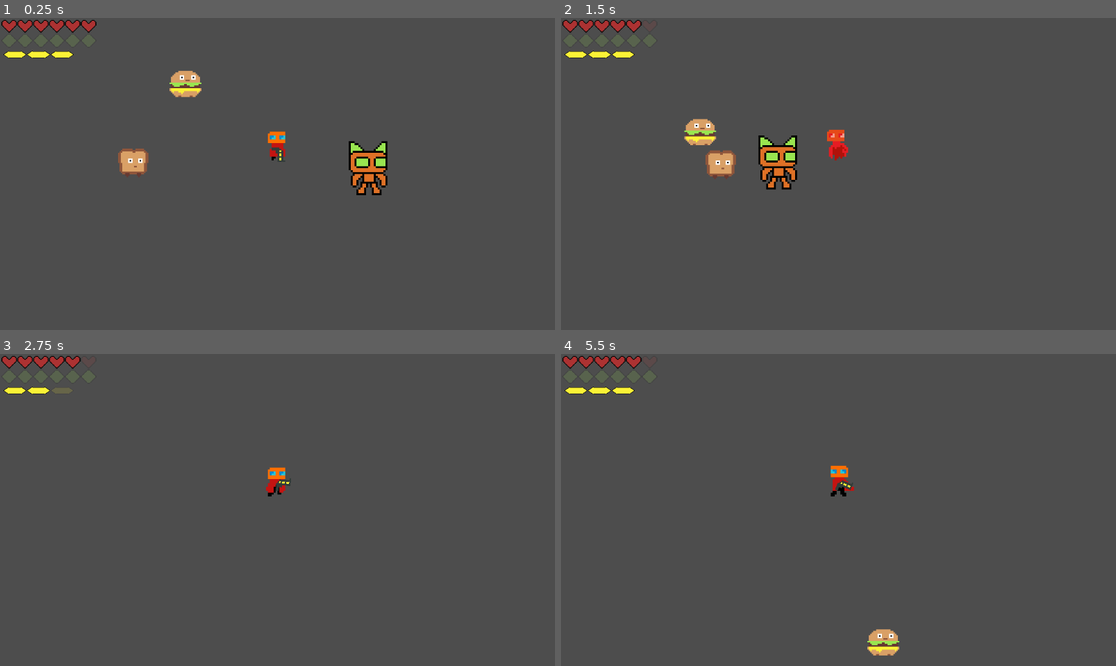
Above: before the commit, frames 1-4 (two rows, left to right).
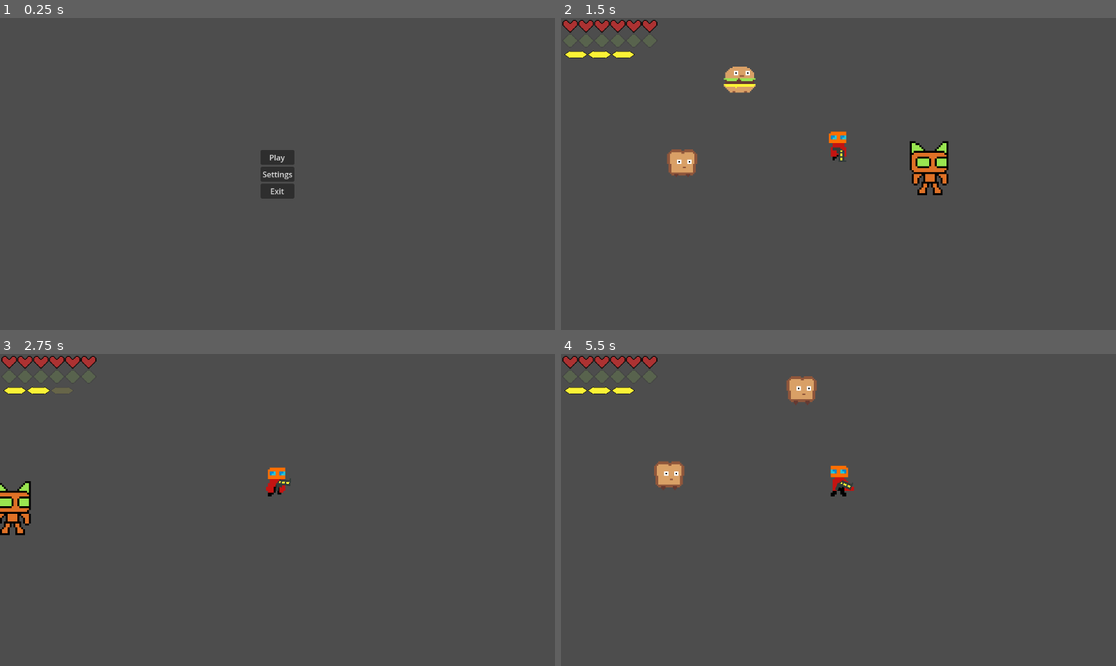
Above: after the commit, the same moments.

Repository: mendsergon/Kill-The-Food-Pyramid
Game: Godot game, scene res://Assets/Scenes/main_menu.tscn
The game is run twice, just before and just after one commit, with the same random seed, the same clock (stepped at 60 frames per second) and the same inputs. Before the commit the project starts from res://Assets/Scenes/game.tscn.
Inputs (mouse positions are in pixels of both pictures, inside the frame that each line leads up to):
- Up to frame 1 (0.25 s): no input
- Up to frame 2 (1.5 s): click (838, 174) at 0.5 s, where only the run after the commit has a clickable "Settings"; click (838, 158) at 1.25 s, where only the run after the commit has a clickable "Play"
- Up to frame 3 (2.75 s): move the mouse to (399, 494) at 2.02 s; hold D (move_right) from 2.03 s (still down); tap Shift (dash) at 2.1 s
- Up to frame 4 (5.5 s): move the mouse to (727, 525) at 2.77 s; release D (move_right) at 2.78 s; hold S (move_down) 2.78-3.53 s; tap E (melee) at 2.85, 5.1 s; move the mouse to (894, 441) at 3.52 s; hold D (move_right) 3.53-4.28 s; click (894, 441) at 3.6 s; move the mouse to (810, 572) at 4.27 s; hold W (move_up) 4.28-5.03 s; tap Shift (dash) at 4.35 s; move the mouse to (1005, 556) at 5.02 s; hold A (move_left) from 5.03 s (still down)

The runs differ from the first frame. In frame 1, 3.4% of the frame differs, in the area x 0-70%, y 0-58%; in frame 2, 3.9%, in the area x 14-70%, y 0-57%; in frame 3, 0.8%; in frame 4, 1.3%.

Commit message:
Added basic menu

Diff:
--- /dev/null
+++ b/Assets/Scenes/main_menu.gd
@@ -0,0 +1,13 @@
+extends Control
+
+
+func _on_play_pressed() -> void:
+	get_tree().change_scene_to_file("res://Assets/Scenes/game.tscn")
+
+
+func _on_settings_pressed() -> void:
+	pass
+
+
+func _on_exit_pressed() -> void:
+	get_tree().quit()
--- /dev/null
+++ b/Assets/Scenes/main_menu.tscn
@@ -0,0 +1,51 @@
+[gd_scene load_steps=2 format=3 uid="uid://rtruea8fbpge"]
+
+[ext_resource type="Script" uid="uid://br6istepwy186" path="res://Assets/Scenes/main_menu.gd" id="1_x6jn2"]
+
+[node name="main_menu" type="Control"]
+layout_mode = 3
+anchors_preset = 15
+anchor_right = 1.0
+anchor_bottom = 1.0
+grow_horizontal = 2
+grow_vertical = 2
+script = ExtResource("1_x6jn2")
+
+[node name="MarginContainer" type="MarginContainer" parent="."]
+layout_mode = 1
+anchors_preset = 8
+anchor_left = 0.5
+anchor_top = 0.5
+anchor_right = 0.5
+anchor_bottom = 0.5
+offset_left = -35.0
+offset_top = -50.5
+offset_right = 35.0
+offset_bottom = 50.5
+grow_horizontal = 2
+grow_vertical = 2
+
+[node name="VBoxContainer" type="VBoxContainer" parent="MarginContainer"]
+layout_mode = 2
+size_flags_horizontal = 4
+size_flags_vertical = 4
+
+[node name="Play" type="Button" parent="MarginContainer/VBoxContainer"]
+layout_mode = 2
+size_flags_vertical = 4
+text = "Play
+"
+
+[node name="Settings" type="Button" parent="MarginContainer/VBoxContainer"]
+layout_mode = 2
+text = "Settings
+"
+
+[node name="Exit" type="Button" parent="MarginContainer/VBoxContainer"]
+layout_mode = 2
+text = "Exit
+"
+
+[connection signal="pressed" from="MarginContainer/VBoxContainer/Play" to="." method="_on_play_pressed"]
+[connection signal="pressed" from="MarginContainer/VBoxContainer/Settings" to="." method="_on_settings_pressed"]
+[connection signal="pressed" from="MarginContainer/VBoxContainer/Exit" to="." method="_on_exit_pressed"]
--- a/project.godot
+++ b/project.godot
@@ -11,7 +11,7 @@
 [application]
 
 config/name="RoboPlat"
-run/main_scene="res://Assets/Scenes/game.tscn"
+run/main_scene="uid://rtruea8fbpge"
 config/features=PackedStringArray("4.4", "Forward Plus")
 config/icon="uid://byxvv6a3aouy7"
 
Not shown, added: Assets/Scenes/main_menu.gd.uid
